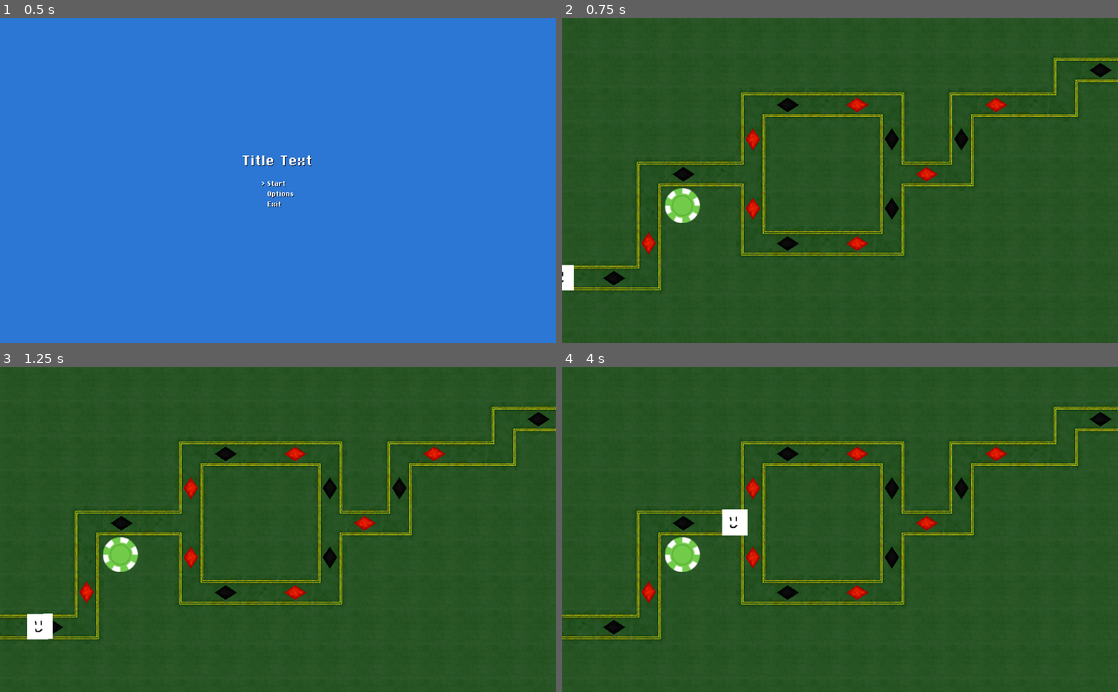
Above: before the commit, frames 1-4 (two rows, left to right).
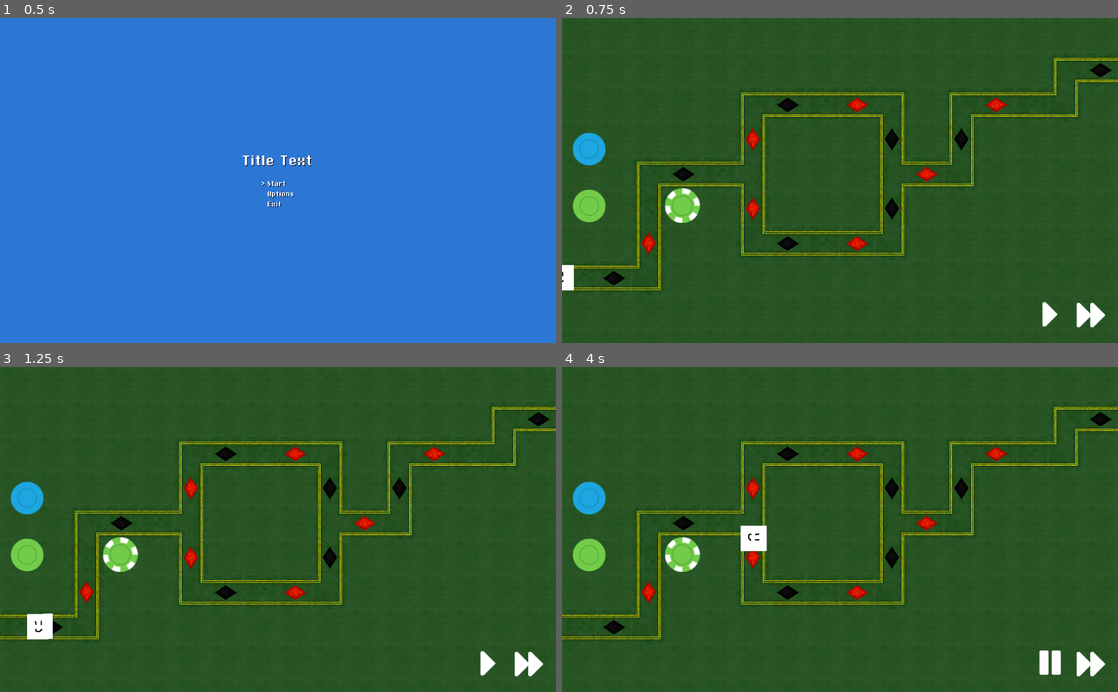
Above: after the commit, the same moments.

Repository: UNCCCCILC26/GMTK2022
Game: Godot game, scene res://MainMenu.tscn
The game is run twice, just before and just after one commit, with the same random seed, the same clock (stepped at 60 frames per second) and the same inputs.
Inputs (mouse positions are in pixels of both pictures, inside the frame that each line leads up to):
- Up to frame 1 (0.5 s): no input
- Up to frame 2 (0.75 s): tap Enter (ui_accept) at 0.5 s; hold Up (ui_up) from 0.53 s (still down)
- Up to frame 3 (1.25 s): keep holding Up (ui_up); tap Enter (ui_accept) at 0.77 s
- Up to frame 4 (4 s): release Up (ui_up) at 1.25 s; click (589, 497) at 1.27 s; click (589, 555) at 2.02 s; click (1051, 662) at 2.77 s; click (1090, 662) at 3.52 s

Frame 1 is identical in both runs. In frame 2, 1.4% of the frame differs, in the area x 1-98%, y 35-96%; in frame 3, 1.4%; in frame 4, 2.2%.
Error after the commit: Invalid get index 'build_mode' (on base: 'Node2D'). (res://UI.gd:22)

Commit message:
UI Addition
Added UI Canvas, HUD, BuildBar(not functional), GameControl, PausePlay(functional), SpeedUp(functional), infobarIcons folder with fast forward, pause, and play icons

Diff:
--- a/GMTK2022Project/Casino.tscn
+++ b/GMTK2022Project/Casino.tscn
@@ -1,10 +1,16 @@
-[gd_scene load_steps=9 format=2]
+[gd_scene load_steps=15 format=2]
 
 [ext_resource path="res://Art/Placeholder Tiles/Tilesheet/terrainTiles_default.png" type="Texture" id=1]
 [ext_resource path="res://Chip Tower.tscn" type="PackedScene" id=2]
 [ext_resource path="res://Gambler1.tscn" type="PackedScene" id=3]
 [ext_resource path="res://Art/Done Tiles/spritesheet (1).png" type="Texture" id=4]
 [ext_resource path="res://Art/Done Tiles/Final Sprite.png" type="Texture" id=5]
+[ext_resource path="res://Art/Tower Stuff/chipGreen.png" type="Texture" id=6]
+[ext_resource path="res://Art/Tower Stuff/chipBlue.png" type="Texture" id=7]
+[ext_resource path="res://Art/infobarIcons/fastForward.png" type="Texture" id=8]
+[ext_resource path="res://Art/infobarIcons/right.png" type="Texture" id=9]
+[ext_resource path="res://Art/infobarIcons/pause.png" type="Texture" id=10]
+[ext_resource path="res://UI.gd" type="Script" id=11]
 
 [sub_resource type="TileSet" id=1]
 0/name = "terrainTiles_default.png 0"
@@ -355,3 +361,90 @@
 [node name="Gambler1" parent="Path2D" instance=ExtResource( 3 )]
 position = Vector2( -33.9231, 480.55 )
 rotation = -0.002801
+
+[node name="UI" type="CanvasLayer" parent="."]
+script = ExtResource( 11 )
+
+[node name="HUD" type="Control" parent="UI"]
+margin_right = 1028.0
+margin_bottom = 602.0
+
+[node name="BuildBar" type="VBoxContainer" parent="UI/HUD"]
+anchor_top = 1.0
+anchor_bottom = 1.0
+margin_top = -400.0
+margin_right = 100.0
+rect_min_size = Vector2( 100, 400 )
+custom_constants/separation = 25
+
+[node name="Turret1" type="TextureButton" parent="UI/HUD/BuildBar"]
+margin_left = 10.0
+margin_right = 90.0
+margin_bottom = 80.0
+rect_min_size = Vector2( 80, 80 )
+size_flags_horizontal = 4
+size_flags_vertical = 4
+
+[node name="Icon" type="TextureRect" parent="UI/HUD/BuildBar/Turret1"]
+anchor_right = 1.0
+anchor_bottom = 1.0
+margin_left = 10.0
+margin_top = 10.0
+margin_right = -10.0
+margin_bottom = -10.0
+texture = ExtResource( 7 )
+expand = true
+
+[node name="Turret2" type="TextureButton" parent="UI/HUD/BuildBar"]
+margin_left = 10.0
+margin_top = 105.0
+margin_right = 90.0
+margin_bottom = 185.0
+rect_min_size = Vector2( 80, 80 )
+size_flags_horizontal = 4
+size_flags_vertical = 4
+
+[node name="Icon" type="TextureRect" parent="UI/HUD/BuildBar/Turret2"]
+anchor_right = 1.0
+anchor_bottom = 1.0
+margin_left = 10.0
+margin_top = 10.0
+margin_right = -10.0
+margin_bottom = -10.0
+texture = ExtResource( 6 )
+expand = true
+
+[node name="GameControl" type="HBoxContainer" parent="UI/HUD"]
+anchor_left = 1.0
+anchor_top = 1.0
+anchor_right = 1.0
+anchor_bottom = 1.0
+margin_left = -164.0
+margin_top = -90.0
+margin_right = -20.0
+margin_bottom = -20.0
+
+[node name="PausePlay" type="TextureButton" parent="UI/HUD/GameControl"]
+pause_mode = 2
+margin_right = 70.0
+margin_bottom = 70.0
+rect_min_size = Vector2( 70, 70 )
+size_flags_horizontal = 4
+size_flags_vertical = 4
+toggle_mode = true
+texture_normal = ExtResource( 9 )
+texture_pressed = ExtResource( 10 )
+expand = true
+
+[node name="SpeedUp" type="TextureButton" parent="UI/HUD/GameControl"]
+margin_left = 74.0
+margin_right = 144.0
+margin_bottom = 70.0
+rect_min_size = Vector2( 70, 70 )
+size_flags_horizontal = 4
+size_flags_vertical = 4
+texture_normal = ExtResource( 8 )
+expand = true
+
+[connection signal="pressed" from="UI/HUD/GameControl/PausePlay" to="UI" method="_on_PausePlay_pressed"]
+[connection signal="pressed" from="UI/HUD/GameControl/SpeedUp" to="UI" method="_on_SpeedUp_pressed"]
--- /dev/null
+++ b/GMTK2022Project/UI.gd
@@ -0,0 +1,38 @@
+extends CanvasLayer
+
+
+# Declare member variables here. Examples:
+# var a = 2
+# var b = "text"
+
+
+# Called when the node enters the scene tree for the first time.
+func _ready():
+	pass # Replace with function body.
+
+
+# Called every frame. 'delta' is the elapsed time since the previous frame.
+#func _process(delta):
+#	pass
+
+##
+## Game Control Functions
+##
+func _on_PausePlay_pressed():
+	if get_parent().build_mode:
+		get_parent().cancel_build_mode()
+	if get_tree().is_paused():
+		get_tree().paused = false
+	elif get_parent().current_wave == 0:
+		get_parent().curent_wave += 1
+		get_parent().start_next_wave()
+	else:
+		get_tree().paused = true
+
+
+
+func _on_SpeedUp_pressed():
+	if Engine.get_time_scale() == 2.0:
+		Engine.set_time_scale(1.0)
+	else:
+		Engine.set_time_scale(2.0)
Not shown, changed: GMTK2022Project/Art/Done Tiles/Final Sprite.png.import
Not shown, changed: GMTK2022Project/Art/Done Tiles/spritesheet (1).png.import
Not shown, changed: GMTK2022Project/Art/Placeholder Tiles/smile.png.import
Not shown, changed: GMTK2022Project/Art/Tower Stuff/chipBlackWhite.png.import
Not shown, changed: GMTK2022Project/Art/Tower Stuff/chipBlackWhite_border.png.import
Not shown, changed: GMTK2022Project/Art/Tower Stuff/chipBlackWhite_side.png.import
Not shown, changed: GMTK2022Project/Art/Tower Stuff/chipBlackWhite_sideBorder.png.import
Not shown, changed: GMTK2022Project/Art/Tower Stuff/chipBlue.png.import
Not shown, changed: GMTK2022Project/Art/Tower Stuff/chipBlueWhite.png.import
Not shown, changed: GMTK2022Project/Art/Tower Stuff/chipBlueWhite_border.png.import
Not shown, changed: GMTK2022Project/Art/Tower Stuff/chipBlueWhite_side.png.import
Not shown, changed: GMTK2022Project/Art/Tower Stuff/chipBlueWhite_sideBorder.png.import
(and 42 more such lines)
